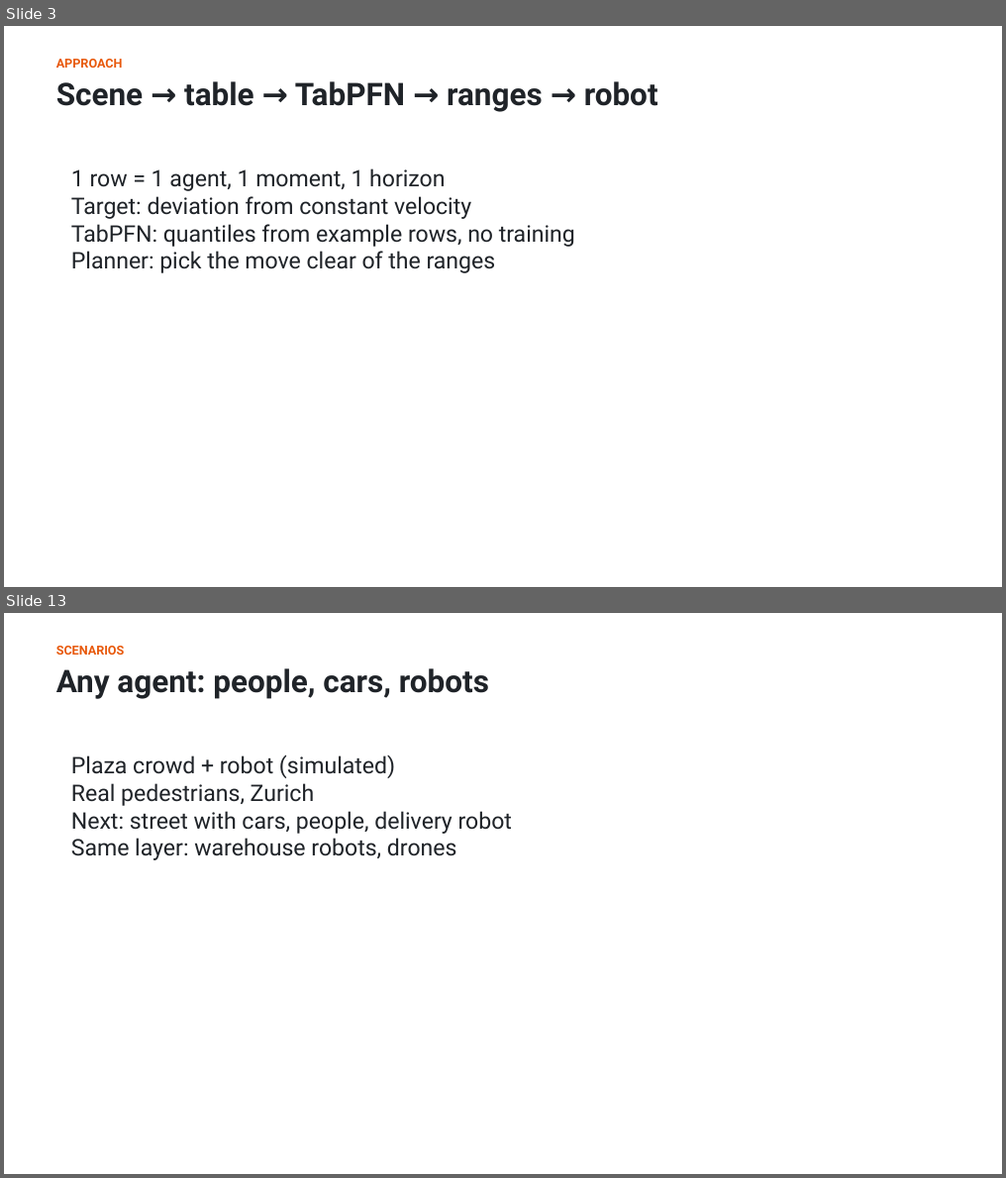
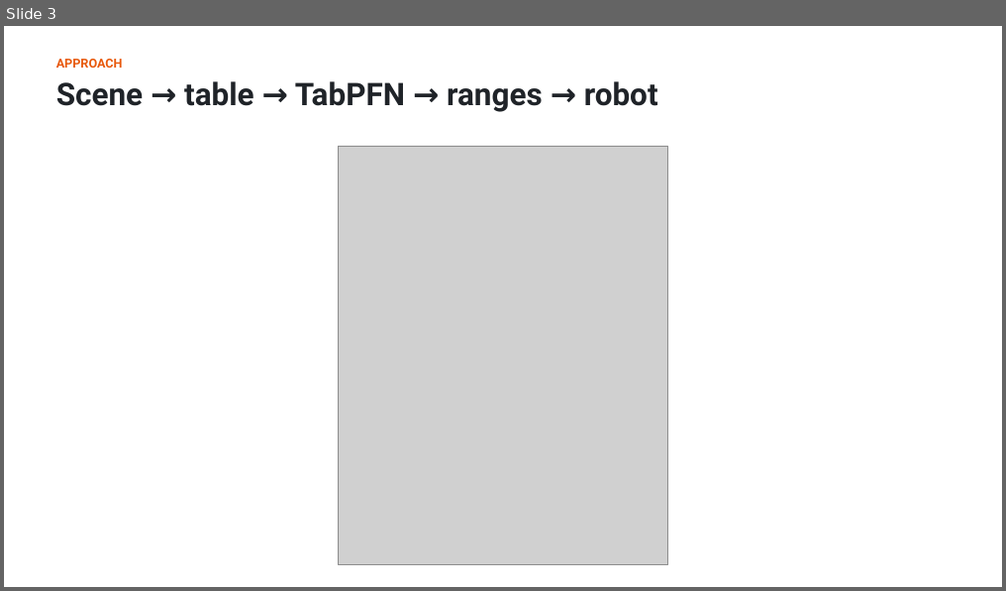
Before and after one commit to shiinalight/Foresight, a slide deck: deck/Foresight.pptx. Shown one above the other, each under a label of ours: slides 3 and 13 before the commit, slide 3 after it; the slides between them are not shown. The pictures are 1006x1178 and 1006x591 pixels, drawn with LibreOffice and Linux fonts; fonts in the diff are those of the drawing; grey boxes stand for pictures. Boxes give left, top, right and bottom in pixels: in the first picture for what was removed or moved away, otherwise in the second. Text is boxed around its words. In the diff, an @@ line names an element or a change of style, - is before the commit and + after.

```diff
--- a/deck/Foresight.pptx
+++ b/deck/Foresight.pptx
@@ slide 13 removed at (x1=4, y1=613, x2=1002, y2=1174), background #FFFFFF @@
@@ text removed at (x1=56, y1=646, x2=125, y2=655) @@
-SCENARIOS
@@ text removed at (x1=56, y1=668, x2=489, y2=699) @@
-Any agent: people, cars, robots
@@ text removed at (x1=71, y1=755, x2=512, y2=861) @@
-Plaza crowd + robot (simulated)
-Real pedestrians, Zurich
-Next: street with cars, people, delivery robot
-Same layer: warehouse robots, drones
@@ slide 3 changed as well @@
@@ text removed at (x1=71, y1=169, x2=575, y2=274) @@
-1 row = 1 agent, 1 moment, 1 horizon
-Target: deviation from constant velocity
-TabPFN: quantiles from example rows, no training
-Planner: pick the move clear of the ranges
@@ picture added at (x1=338, y1=146, x2=668, y2=565) @@
```
Also in this commit, not shown: 3 other slides changed, 9 slides added, 11 other slides removed, 3 other files.
